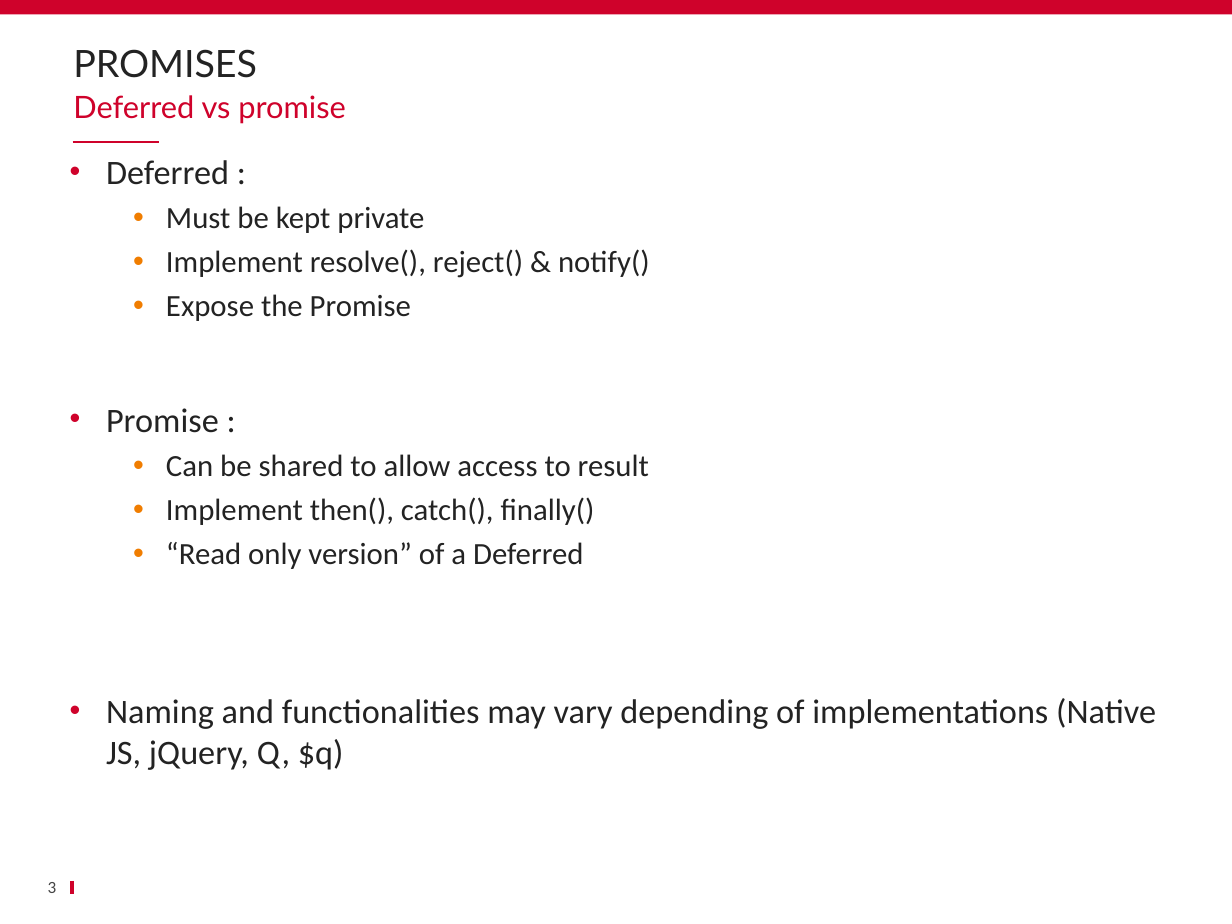
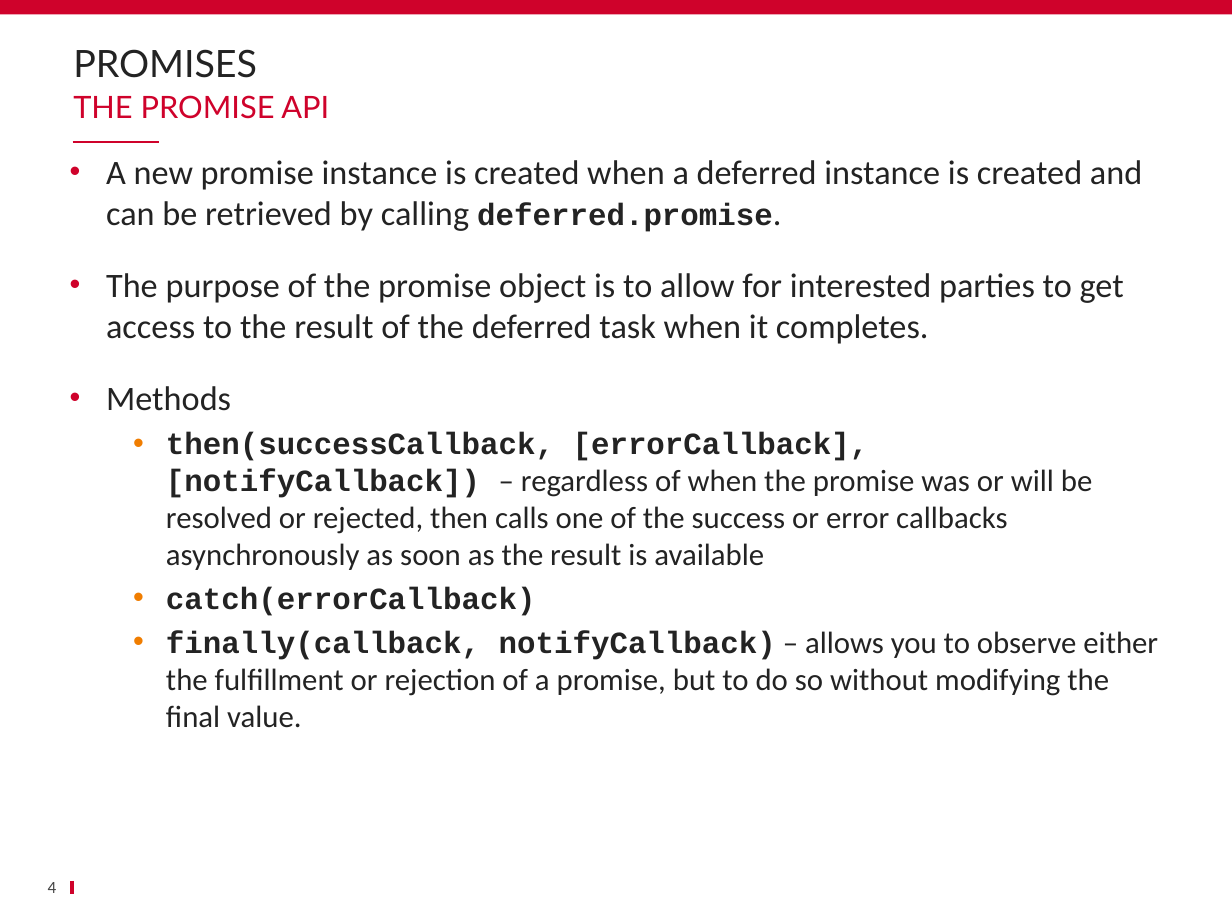
Before and after one commit to schassande/formation-angularjs1, a slide deck: slide 4 of Jour2/08 Promesses/08_Promesses.pptx (slide 3 before the commit). Drawn at 1232x924 pixels with LibreOffice and Linux fonts; fonts in the diff are those of the drawing; background and template pictures are left out. Boxes give left, top, right and bottom in pixels: in the first picture for what was removed or moved away, otherwise in the second. Text is boxed around its words. In the diff, an @@ line names an element or a change of style, - is before the commit and + after.

```diff
--- a/Jour2/08 Promesses/08_Promesses.pptx
+++ b/Jour2/08 Promesses/08_Promesses.pptx
@@ text at (73,95,329,119): text changed @@
-Deferred vs promise
+THE PROMISE API
@@ text at (106,160,1158,728): text changed @@
-• Deferred :
-  • Must be kept private
-  • Implement resolve(), reject() & notify()
-  • Expose the Promise
-• Promise :
-  • Can be shared to allow access to result
-  • Implement then(), catch(), finally()
-  • “Read only version” of a Deferred
-• Naming and functionalities may vary depending of implementations (Native JS, jQuery, Q, $q)
+• A new promise instance is created when a deferred instance is created and can be retrieved by calling deferred.promise.
+• The purpose of the promise object is to allow for interested parties to get access to the result of the deferred task when it completes.
+• Methods
+  • then(successCallback, [errorCallback], [notifyCallback]) – regardless of when the promise was or will be resolved or rejected, then calls one of the success or error callbacks asynchronously as soon as the result is available
+  • catch(errorCallback)
+  • finally(callback, notifyCallback) – allows you to observe either the fulfillment or rejection of a promise, but to do so without modifying the final value.
@@ page number at (48,882,57,893): text changed @@
-3
+4
```
Also in this commit, not shown: 2 other slides changed, 2 slides added, 1 slide removed, 6 other files.
